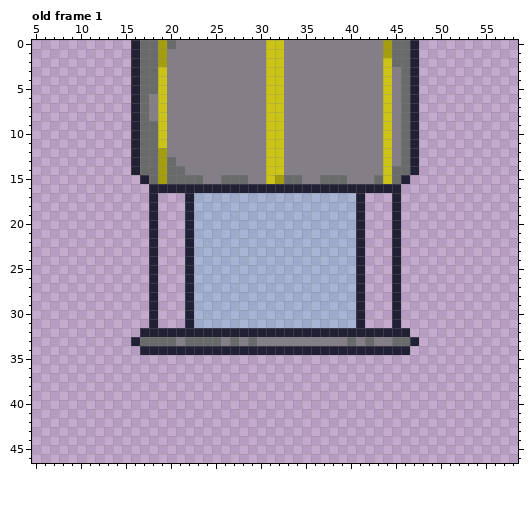
One commit to this pixel-art file: Assets/Sprites/Dispenser.ase. Above is the file before it was changed.
64x64 pixels, 1 frame. Shown: old frame 1: x 5..58, y 0..46. The commit also changed other frames, which this record leaves out.
Now the later version:
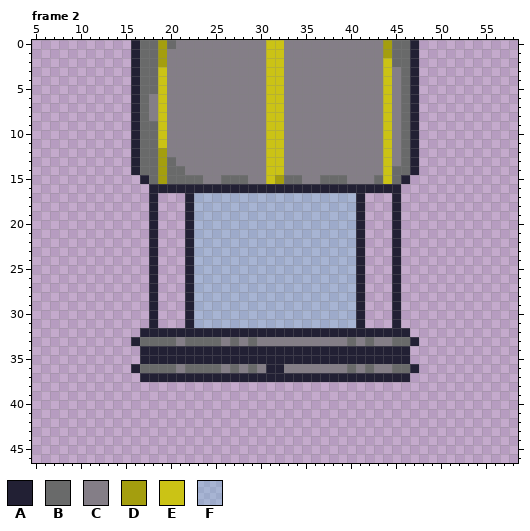
Palette (. is transparent): A #222034  B #696a6a  C #847e87  D #a49e0e  E #cbc315  F #5fcde449
A new or re-ordered frame is compared with the old frame closest to it.
The exact change:
{"change": "frames 1 -> 10"}
{"change": "layer \"Doors\" added"}
{"where": "frame 2 is new; against old frame 1, layer \"Doors\""}
{"frame":2,"y":35,"x":17,"old":"..............................","new":"AAAAAAAAAAAAAAAAAAAAAAAAAAAAAA"}
{"frame":2,"y":36,"x":16,"old":"................................","new":"ABBBBCBBBBCBCBCAACCCCCCCBCBCCBBA"}
{"frame":2,"y":37,"x":17,"old":"..............................","new":"AAAAAAAAAAAAAAAAAAAAAAAAAAAAAA"}
{"label":"added","picture_box":[131,355,419,382]}
